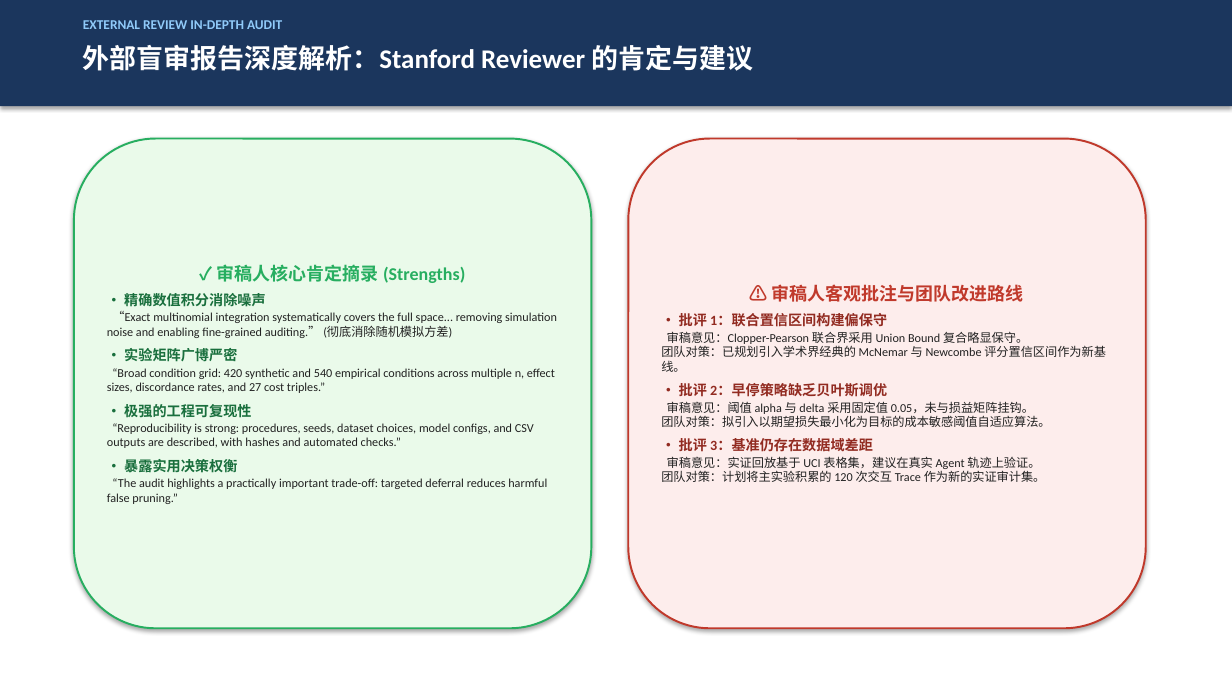
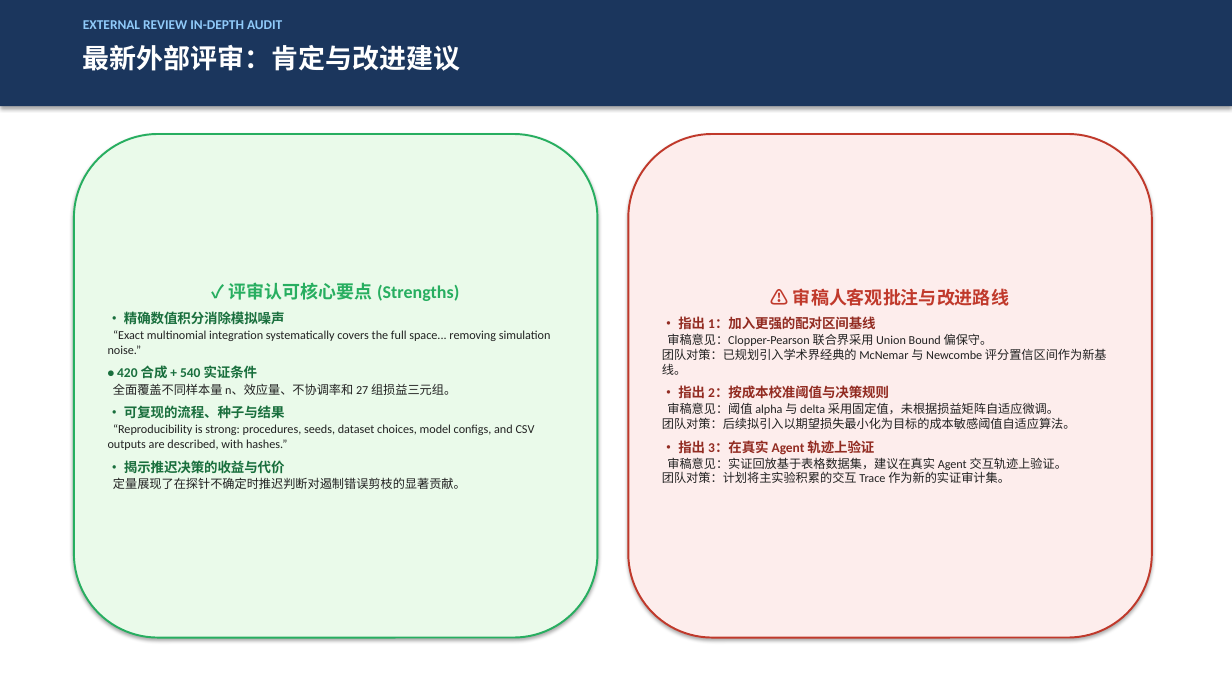
Before and after one commit to MieSheeeep/JiuwenSwarmPaperAgent, a slide deck: slide 10 of docs/第6组项目汇报PPT_终版.pptx. Drawn at 1232x693 pixels with LibreOffice and Linux fonts; fonts in the diff are those of the drawing. Boxes give left, top, right and bottom in pixels: in the first picture for what was removed or moved away, otherwise in the second. Text is boxed around its words. In the diff, an @@ line names an element or a change of style, - is before the commit and + after.

Commit message:
feat: unify framework adaptation and testing claims across PPT, manuscripts, and submission materials

```diff
--- a/docs/第6组项目汇报PPT_终版.pptx
+++ b/docs/第6组项目汇报PPT_终版.pptx
@@ text at [83, 45, 460, 71]: text changed @@
-外部盲审报告深度解析：Stanford Reviewer 的肯定与建议
+最新外部评审：肯定与改进建议
@@ rounded rectangle "✓ 评审认可核心要点 (Strengths)": place and size @@
-rounded rectangle "✓ 评审认可核心要点 (Strengths)" at [74, 139, 592, 628]
+rounded rectangle "✓ 评审认可核心要点 (Strengths)" at [74, 134, 598, 638]
@@ rounded rectangle "⚠️ 审稿人客观批注与改进路线": place and size @@
-rounded rectangle "⚠️ 审稿人客观批注与改进路线" at [628, 139, 1146, 628]
+rounded rectangle "⚠️ 审稿人客观批注与改进路线" at [628, 134, 1153, 638]
@@ text in rounded rectangle at [108, 282, 551, 489]: text changed @@
-✓ 审稿人核心肯定摘录 (Strengths)
-• 精确数值积分消除噪声
-“Exact multinomial integration systematically covers the full space... removing simulation noise and enabling fine-grained auditing.” (彻底消除随机模拟方差)
-• 实验矩阵广博严密
-“Broad condition grid: 420 synthetic and 540 empirical conditions across multiple n, effect sizes, discordance rates, and 27 cost triples.”
-• 极强的工程可复现性
-“Reproducibility is strong: procedures, seeds, dataset choices, model configs, and CSV outputs are described, with hashes and automated checks.”
-• 暴露实用决策权衡
-“The audit highlights a practically important trade-off: targeted deferral reduces harmful false pruning.”
+✓ 评审认可核心要点 (Strengths)
+• 精确数值积分消除模拟噪声
+“Exact multinomial integration systematically covers the full space... removing simulation noise.”
+• 420 合成 + 540 实证条件
+全面覆盖不同样本量 n、效应量、不协调率和 27 组损益三元组。
+• 可复现的流程、种子与结果
+“Reproducibility is strong: procedures, seeds, dataset choices, model configs, and CSV outputs are described, with hashes.”
+• 揭示推迟决策的收益与代价
+定量展现了在探针不确定时推迟判断对遏制错误剪枝的显著贡献。
@@ text in rounded rectangle at [662, 288, 1107, 483]: text changed @@
-⚠️ 审稿人客观批注与团队改进路线
-• 批评 1：联合置信区间构建偏保守
-审稿意见：Clopper-Pearson 联合界采用 Union Bound 复合略显保守。
-团队对策：已规划引入学术界经典的 McNemar 与 Newcombe 评分置信区间作为新基线。
-• 批评 2：早停策略缺乏贝叶斯调优
-审稿意见：阈值 alpha 与 delta 采用固定值 0.05，未与损益矩阵挂钩。
-团队对策：拟引入以期望损失最小化为目标的成本敏感阈值自适应算法。
-• 批评 3：基准仍存在数据域差距
-审稿意见：实证回放基于 UCI 表格集，建议在真实 Agent 轨迹上验证。
-团队对策：计划将主实验积累的 120 次交互 Trace 作为新的实证审计集。
+⚠️ 审稿人客观批注与改进路线
+• 指出 1：加入更强的配对区间基线
+审稿意见：Clopper-Pearson 联合界采用 Union Bound 偏保守。
+团队对策：已规划引入学术界经典的 McNemar 与 Newcombe 评分置信区间作为新基线。
+• 指出 2：按成本校准阈值与决策规则
+审稿意见：阈值 alpha 与 delta 采用固定值，未根据损益矩阵自适应微调。
+团队对策：后续拟引入以期望损失最小化为目标的成本敏感阈值自适应算法。
+• 指出 3：在真实 Agent 轨迹上验证
+审稿意见：实证回放基于表格数据集，建议在真实 Agent 交互轨迹上验证。
+团队对策：计划将主实验积累的交互 Trace 作为新的实证审计集。
```
Also in this commit, not shown: 13 other slides changed, 2 slides added, 2 slides removed, 13 other files.
